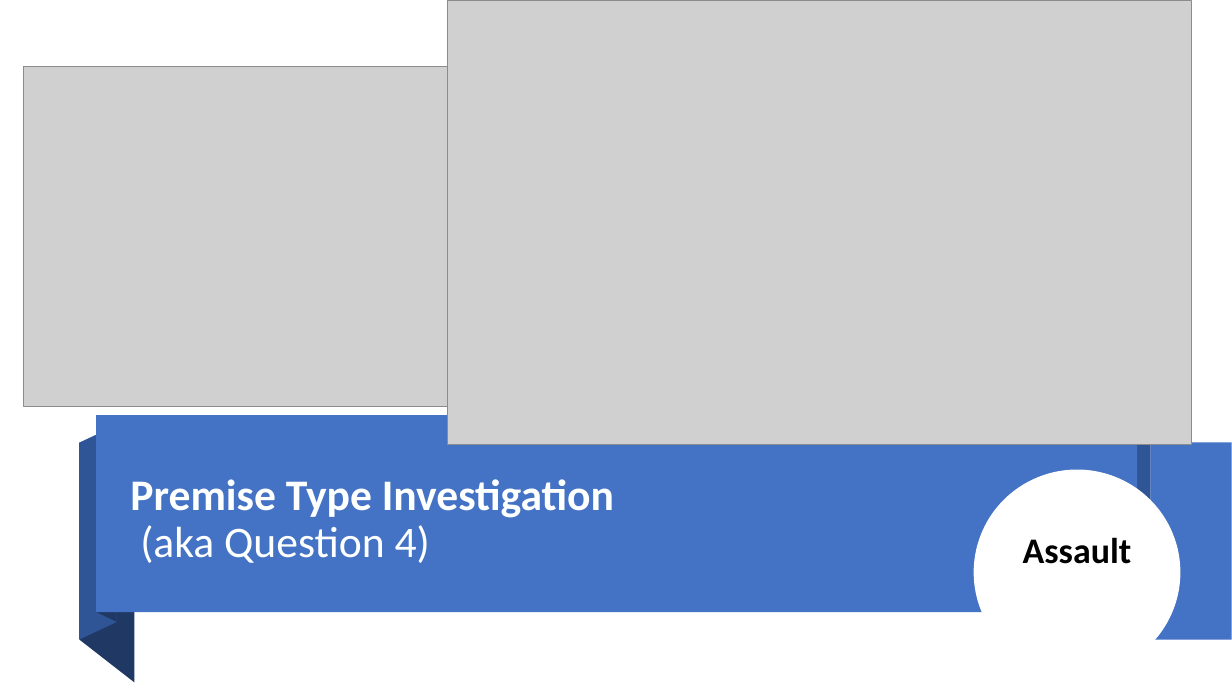
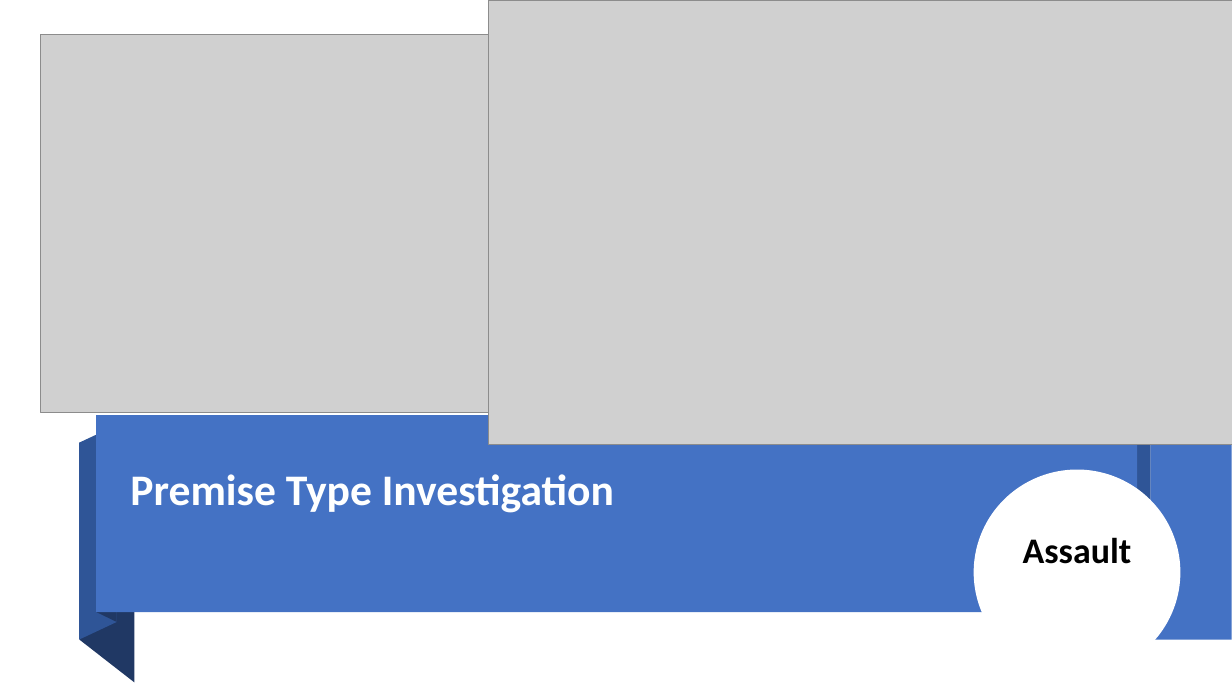
Before and after one commit to neha-nayeem/Project-01, a slide deck: slide 14 of Presentation - Project 01.pptx. Drawn at 1232x693 pixels with LibreOffice and Linux fonts; fonts in the diff are those of the drawing; grey boxes stand for pictures. Boxes give left, top, right and bottom in pixels: in the first picture for what was removed or moved away, otherwise in the second. Text is boxed around its words. In the diff, an @@ line names an element or a change of style, - is before the commit and + after.

```diff
--- a/Presentation - Project 01.pptx
+++ b/Presentation - Project 01.pptx
@@ picture: place and size @@
-picture at (447,1,1191,445)
+picture at (489,1,1232,445)
@@ picture: place and size @@
-picture at (23,67,516,407)
+picture at (41,35,488,413)
@@ title at (130,474,614,513): text changed @@
-Premise Type Investigation
-(aka Question 4)
+Premise Type Investigation
```
Also in this commit, not shown: 17 other slides changed.
